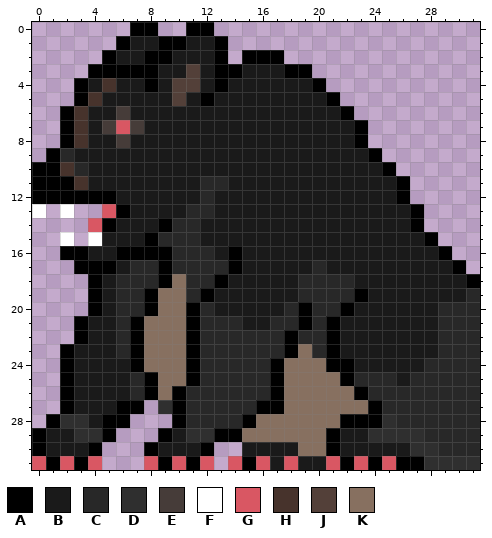
One commit to this pixel-art file: characters/npcs/berlin_bear/assets/berliner-bear_2.ase. Above, as it was before the edit.
32x32 pixels, 1 frame. Colours within 5 levels of each other are drawn and written as one.
Palette (. is transparent): A #000000  B #1a1a1a  C #282828  D #2f2f2f  E #463c39  F #ffffff  G #d95763  H #47332c  J #534039  K #877060
Pixels before, first column x 0:
 0 .......AA..AA...................
 1 ......ABBAABBA..................
 2 .....ABBAABBBA.AAA..............
 3 ....AAAAABBJBAABBBAA............
 4 ...ABHBBABJJBABBBBBBA...........
 5 ...AHBBBBBJBABBBBBBBBA..........
 6 ..AHBBEBBBBBBBBBBBBBBBA.........
 7 ..AHBEGEBBBBBBBBBBBBBBBA........
 8 ..AHBBEBBBBBBBBBBBBBBBBA........
 9 .ACBBBBBBBBBBBBBBBBBBBBBA.......
10 AAHCBBBBBBBBBBBBBBBBBBBBBA......
11 AAAHBBBBBBBBCCBBBBBBBBBBBBA.....
12 AAAAAABBBBBBCBBBBBBBBBBBBBA.....
13 F.F..GABBBBCCBBBBBBBBBBBBBBA....
14 ....GABBBACCBBBBBBBBBBBBBBBA....
15 ..F.FBBBACCCBBBBBBBBBBBBBBBBA...
16 ..AABBAAAACCCBABBBBBBBBBBBBBBA..
17 ...AAABCCACCCCABBBBBCBBBBBBBBBA.
18 ....ABCCCAKCCABBBBBCCCCBBBBBBBBA
19 ....ABCCAKKCABBBBBBCCCCABBBBBBBC
20 ....ABCCAKKACBBBBBCACCABBBBBBCCC
21 ...ABBCAKKKACCCBBCCACABBBBBBBCCC
22 ...ABBCAKKKACCCCCCACCABBBBBBBCCC
23 ..ABBBCAKKKACCCCCCAKCABBBBBBBCCC
24 ..ABBBBAKKKACCCCCAKKKAABBBBBCCCC
25 ..ABBBBCAKKACCCCCAKKKKACCCBCCCCC
26 ..ABBBBCAKACCCCCCAKKKKKACCCCCCCC
27 ..ABBBAA.DACCCCCAAKKKKKKACCCCCCC
28 .ADDBAA...ACCCCAKKKKKKAAADCCCCCC
29 ABBDDA...ABDDAAKKKKKKABBDDDDCCCC
30 ABBBA...ABBBA..BBBBKKABBBBBDDCCC
31 GAGAG...GAGAG.GAGBGBBGAGAGAADDDD
Once edited:
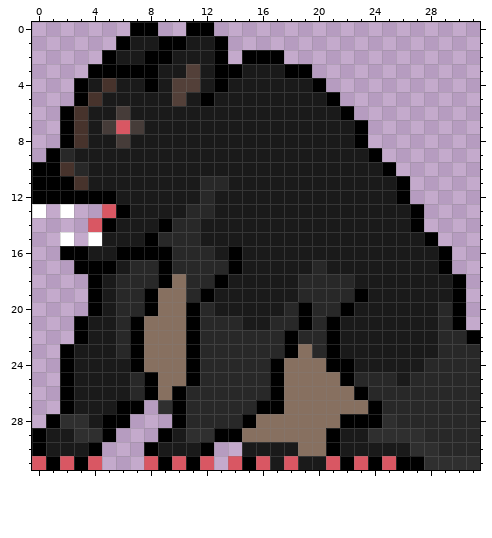
The exact change:
Changed rows in their new state; - is an unchanged pixel.
first column x 29:
17 A.-
18 -A.
19 -A.
20 -A.
21 -A.
22 --A
Boxes around the changes in both pictures, in picture pixels (x1, y1, x2, y2):
changed: (438, 260, 480, 344)
